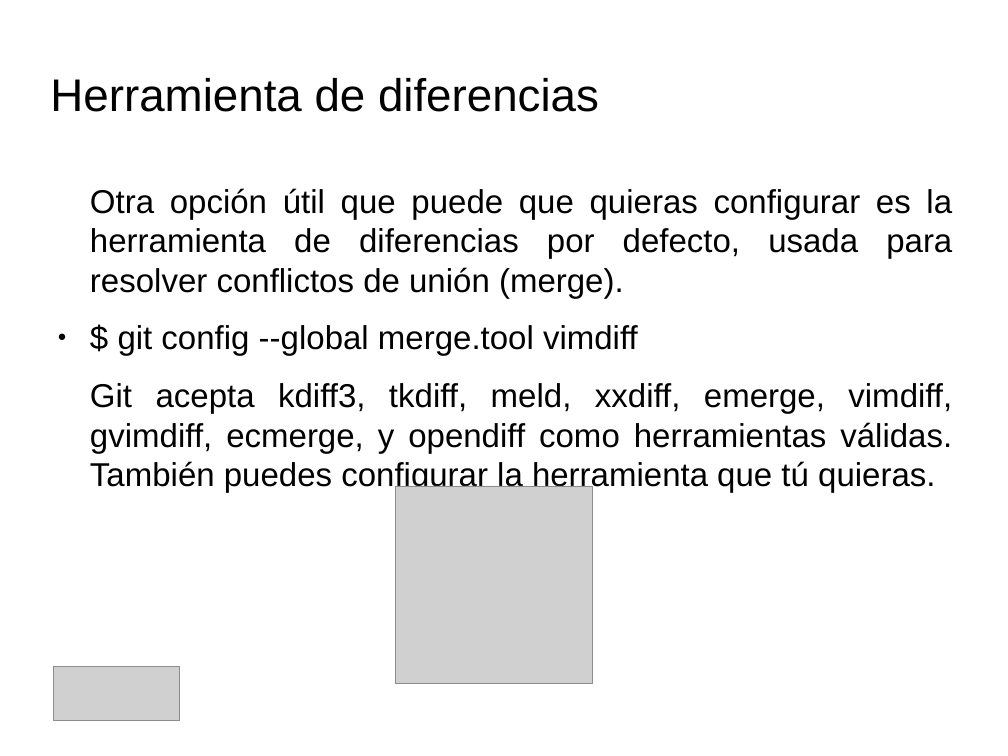
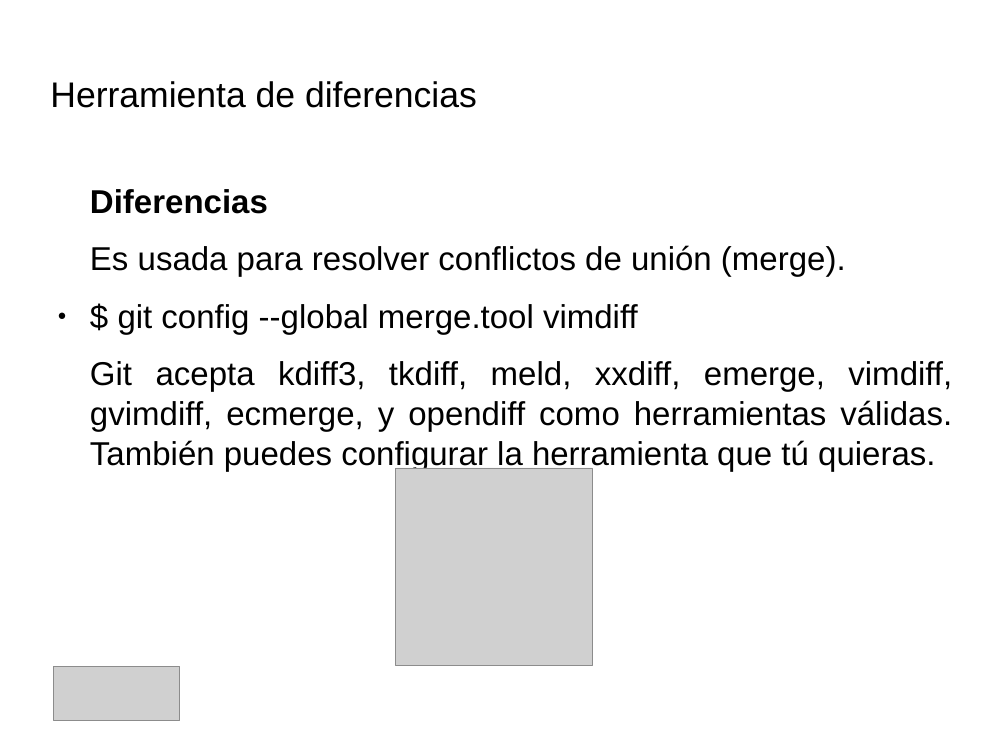
Before and after one commit to IllanPedro/Hardware, a slide deck: slide 4 of CursoGIT,GITHUB,SOURCETREE/Precentacion_Git.odp. Drawn at 1008x756 pixels with LibreOffice and Linux fonts; fonts in the diff are those of the drawing; grey boxes stand for pictures; background and template pictures are left out. Boxes give left, top, right and bottom in pixels: in the first picture for what was removed or moved away, otherwise in the second. Text is boxed around its words. In the diff, an @@ line names an element or a change of style, - is before the commit and + after.

Commit message:
commit para resolver problema

```diff
--- a/CursoGIT,GITHUB,SOURCETREE/Precentacion_Git.odp
+++ b/CursoGIT,GITHUB,SOURCETREE/Precentacion_Git.odp
@@ title "Herramienta de diferencias" at bbox=[50, 81, 477, 108]: size 36 to 28 pt @@
@@ text at bbox=[90, 189, 846, 277]: text changed @@
-Otra opción útil que puede que quieras configurar es la herramienta de diferencias por defecto, usada para resolver conflictos de unión (merge).
+Diferencias
+Es usada para resolver conflictos de unión (merge).
@@ picture: place and size @@
-picture at bbox=[396, 486, 593, 684]
+picture at bbox=[396, 468, 593, 667]
```
Also in this commit, not shown: 12 other slides changed, 5 slides added, 2 slides removed, 4 other files.
